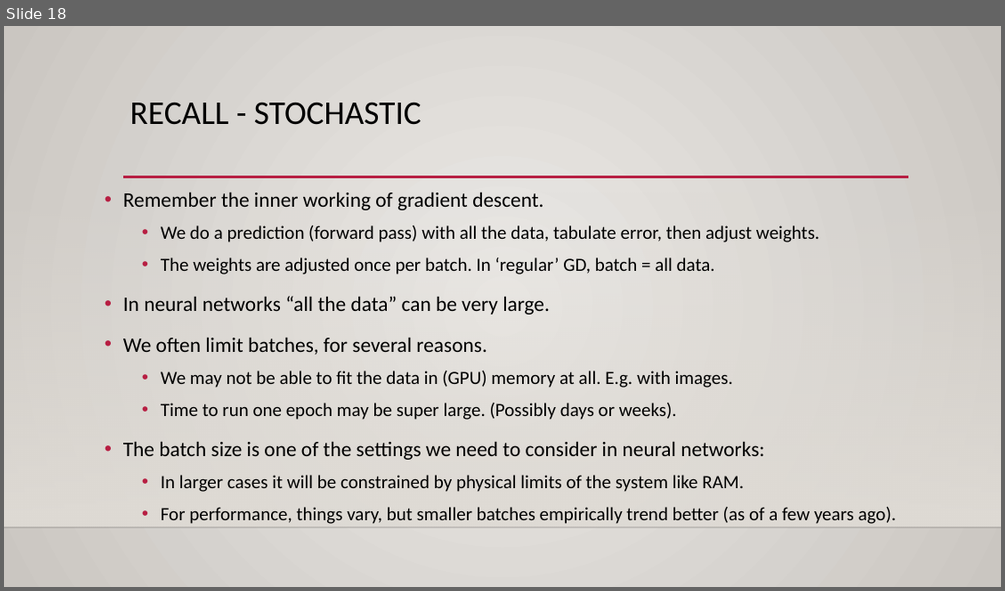
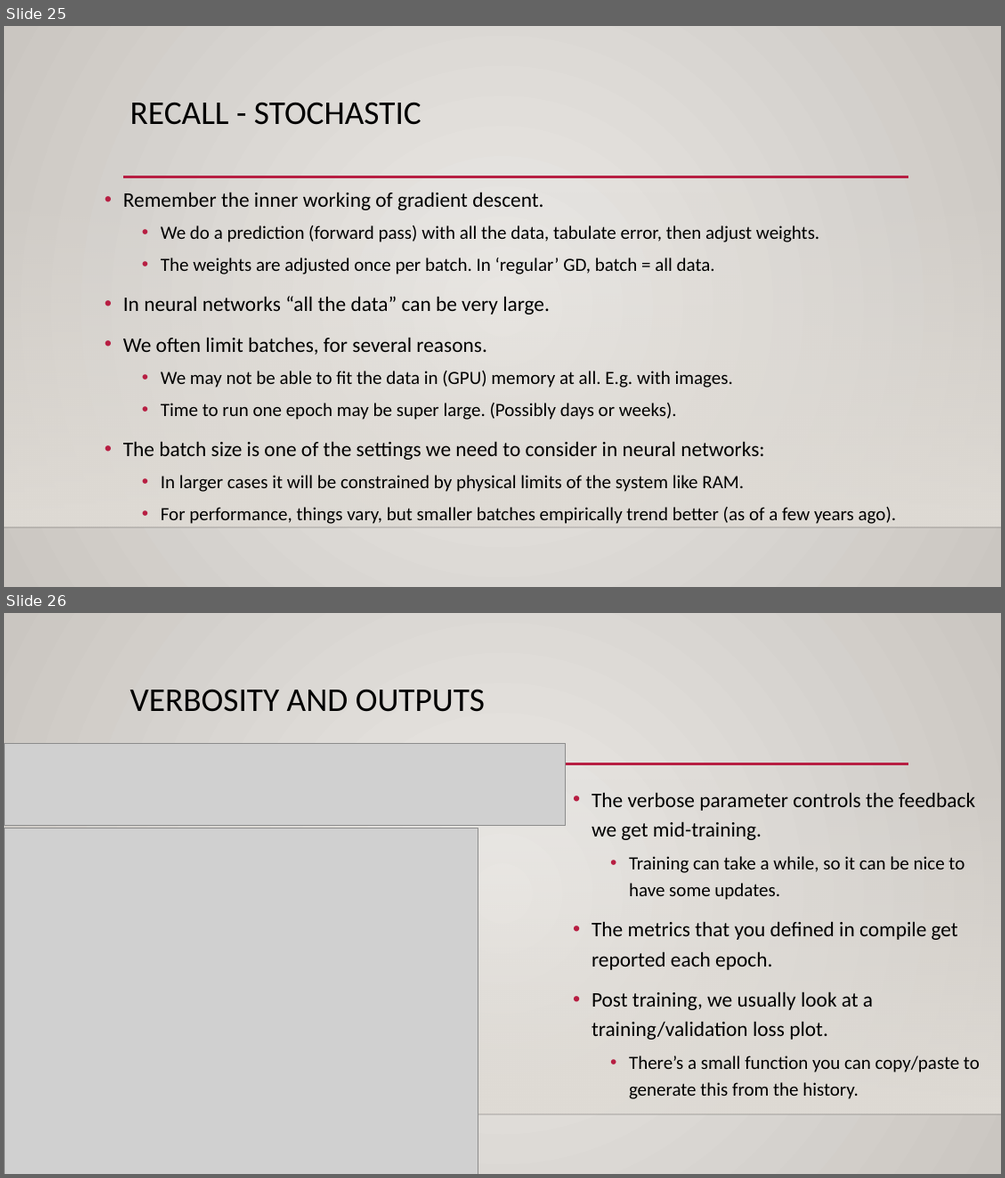
Before and after one commit to AkeemSemperDataScience/Intro_to_Machine_Learning_Students, a slide deck: reference_content/Slides/keras_intro.pptx. Shown one above the other, each under a label of ours: slide 18 before the commit, slides 25 and 26 after it. The pictures are 1005x591 and 1005x1178 pixels, drawn with LibreOffice and Linux fonts; fonts in the diff are those of the drawing; grey boxes stand for pictures; background and template pictures are left out. Boxes give left, top, right and bottom in pixels: in the first picture for what was removed or moved away, otherwise in the second. Text is boxed around its words. In the diff, an @@ line names an element or a change of style, - is before the commit and + after.

```diff
--- a/reference_content/Slides/keras_intro.pptx
+++ b/reference_content/Slides/keras_intro.pptx
@@ slide 26 added at [4, 613, 1001, 1174], background gradient #ECEAE7 to #CAC7C1; not listed: 3 template elements that a slide beside it also shows @@
@@ title added at [130, 689, 485, 712], 32 pt, text #000000 @@
+VERBOSITY AND OUTPUTS
@@ picture added at [4, 744, 566, 826] @@
@@ text added at [591, 792, 979, 1099], 20 pt, text #000000 @@
+• The verbose parameter controls the feedback we get mid-training.
+  • Training can take a while, so it can be nice to have some updates.
+• The metrics that you defined in compile get reported each epoch.
+• Post training, we usually look at a training/validation loss plot.
+  • There’s a small function you can copy/paste to generate this from the history.
@@ picture added at [4, 828, 478, 1174] @@
@@ what was slide 18 is now slide 25 @@
```
Also in this commit, not shown: 11 slides changed, 9 other slides added, 3 other files.
